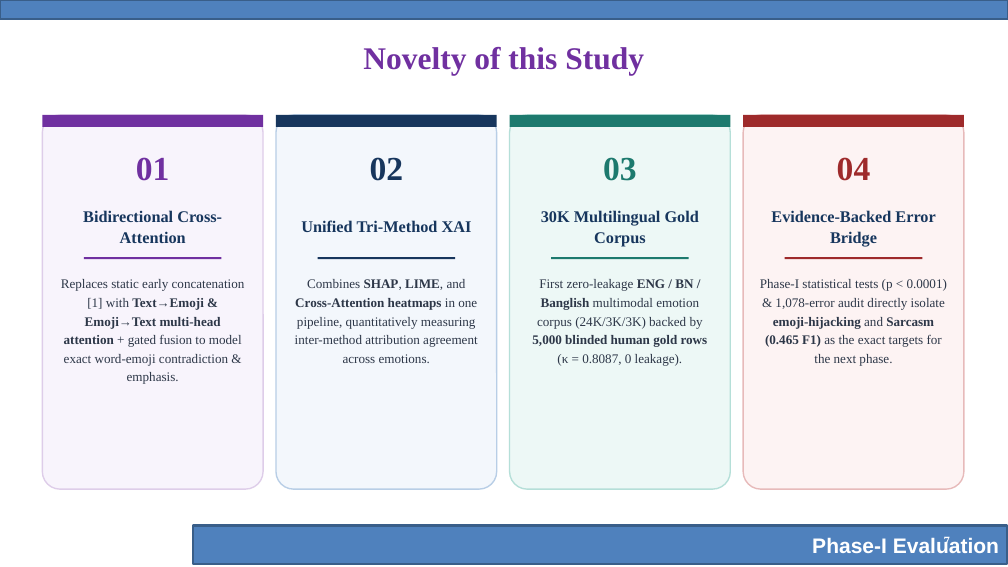
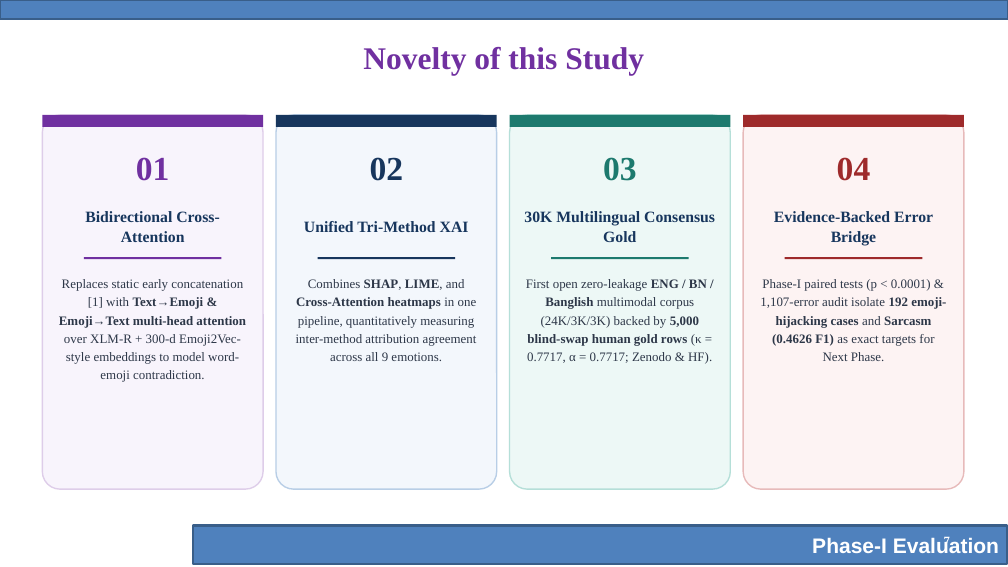
Before and after one commit to ragibcs/AffectFusion, a slide deck: slide 7 of docs/phase_1/AffectFusion_Phase-I_Evaluation.pptx. Drawn at 1008x567 pixels with LibreOffice and Linux fonts; fonts in the diff are those of the drawing; background and template pictures are left out. Boxes give left, top, right and bottom in pixels: in the first picture for what was removed or moved away, otherwise in the second. Text is boxed around its words. In the diff, an @@ line names an element or a change of style, - is before the commit and + after.

Commit message:
Update Phase-I to v4 methodology and Round-2 Blind-Swap Consensus Gold (kappa 0.7717, alpha 0.7717)

```diff
--- a/docs/phase_1/AffectFusion_Phase-I_Evaluation.pptx
+++ b/docs/phase_1/AffectFusion_Phase-I_Evaluation.pptx
@@ size 15.5 to 15 pt in 3 elements at (x1=85, y1=211, x2=219, y2=242), (x1=304, y1=221, x2=469, y2=232), (x1=774, y1=211, x2=933, y2=246) @@
@@ text at (x1=524, y1=211, x2=715, y2=242): text changed; size 15.5 to 15 pt @@
-30K Multilingual Gold Corpus
+30K Multilingual Consensus Gold
@@ text at (x1=59, y1=279, x2=246, y2=382): text changed; size 12.5 to 12.3 pt @@
-Replaces static early concatenation [1] with Text→Emoji & Emoji→Text multi-head attention + gated fusion to model exact word-emoji contradiction & emphasis.
+Replaces static early concatenation [1] with Text→Emoji & Emoji→Text multi-head attention over XLM-R + 300-d Emoji2Vec-style embeddings to model word-emoji contradiction.
@@ text at (x1=296, y1=279, x2=477, y2=361): text changed; size 12.5 to 12.3 pt @@
-Combines SHAP, LIME, and Cross-Attention heatmaps in one pipeline, quantitatively measuring inter-method attribution agreement across emotions.
+Combines SHAP, LIME, and Cross-Attention heatmaps in one pipeline, quantitatively measuring inter-method attribution agreement across all 9 emotions.
@@ text at (x1=526, y1=279, x2=712, y2=364): text changed; size 12.5 to 12.3 pt @@
-First zero-leakage ENG / BN / Banglish multimodal emotion corpus (24K/3K/3K) backed by 5,000 blinded human gold rows (κ = 0.8087, 0 leakage).
+First open zero-leakage ENG / BN / Banglish multimodal corpus (24K/3K/3K) backed by 5,000 blind-swap human gold rows (κ = 0.7717, α = 0.7717; Zenodo & HF).
@@ text at (x1=760, y1=279, x2=946, y2=361): text changed; size 12.5 to 12.3 pt @@
-Phase-I statistical tests (p < 0.0001) & 1,078-error audit directly isolate emoji-hijacking and Sarcasm (0.465 F1) as the exact targets for the next phase.
+Phase-I paired tests (p < 0.0001) & 1,107-error audit isolate 192 emoji-hijacking cases and Sarcasm (0.4626 F1) as exact targets for Next Phase.
```
Also in this commit, not shown: 12 other slides changed, 35 other files.
